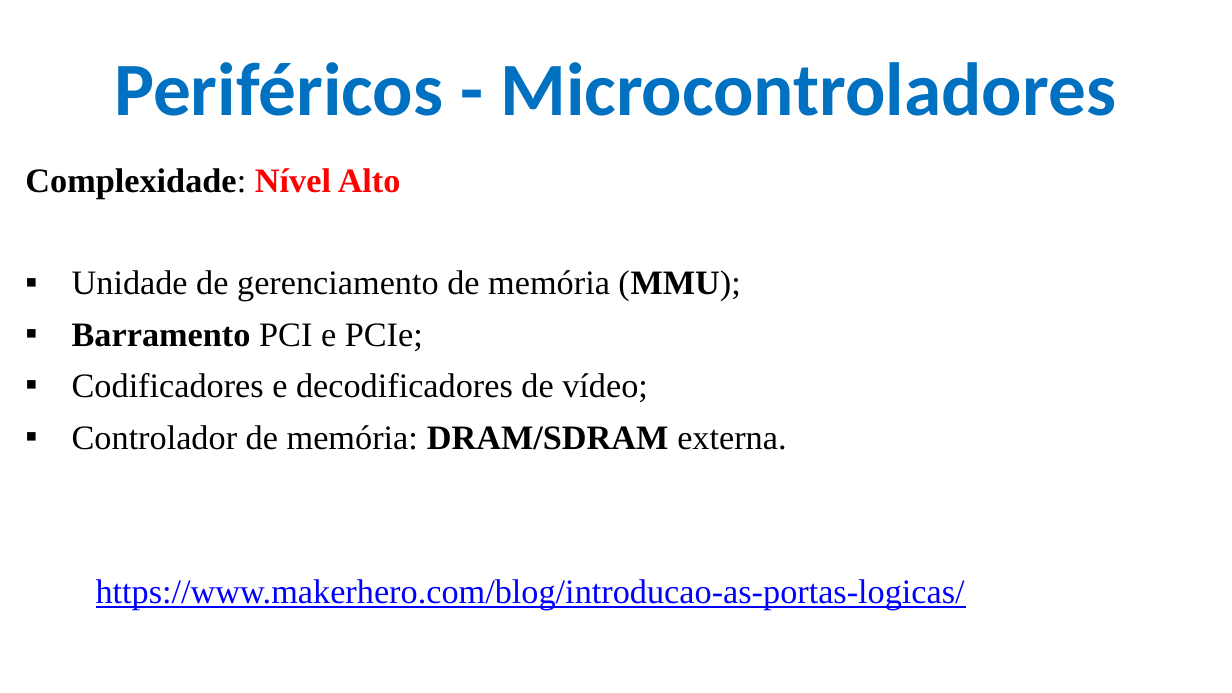
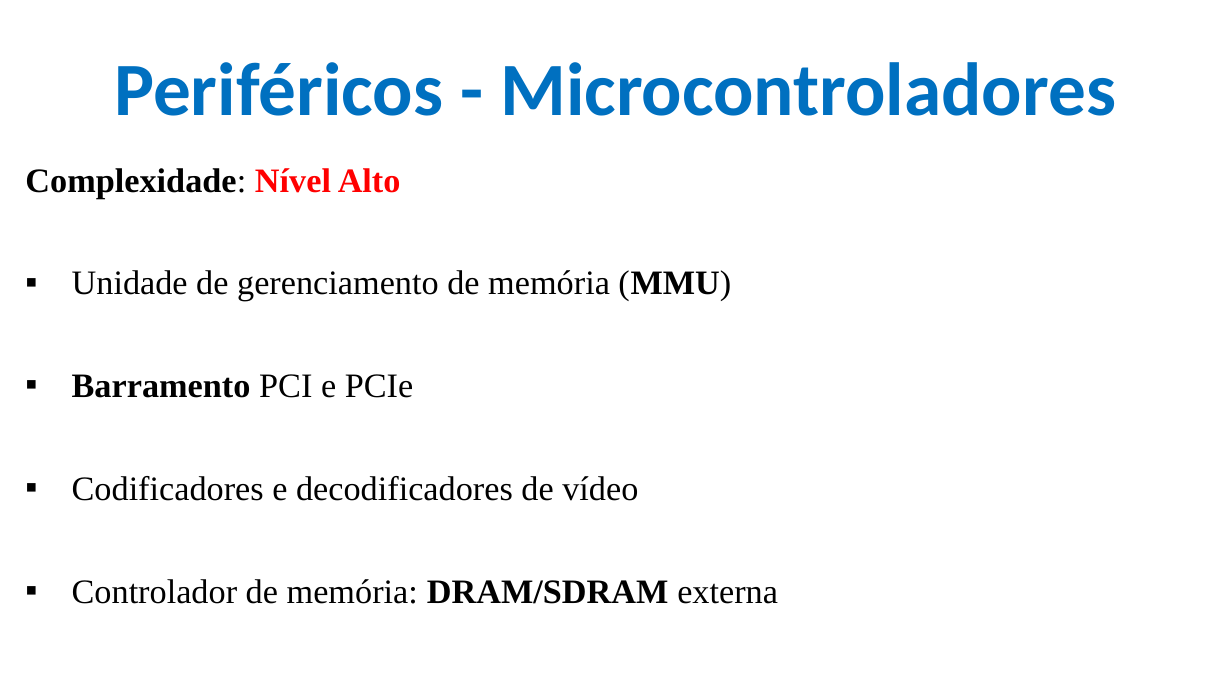
Before and after one commit to CloudEducationBrazil/WydenArea1ProgramacaoMicrocontroladores, a slide deck: slide 16 of 01 Classes/Aula 05 - Programação Microcontroladores - Periféricos Integrados - Portas e Conversores.pptx. Drawn at 1232x693 pixels with LibreOffice and Linux fonts; fonts in the diff are those of the drawing; background and template pictures are left out. Boxes give left, top, right and bottom in pixels: in the first picture for what was removed or moved away, otherwise in the second. Text is boxed around its words. In the diff, an @@ line names an element or a change of style, - is before the commit and + after.

Commit message:
Aula 05 Microcont- ajuste 20042023

```diff
--- a/01 Classes/Aula 05 - Programação Microcontroladores - Periféricos Integrados - Portas e Conversores.pptx
+++ b/01 Classes/Aula 05 - Programação Microcontroladores - Periféricos Integrados - Portas e Conversores.pptx
@@ text at <box>72,270,778,604</box>: text changed @@
-▪ Unidade de gerenciamento de memória (MMU);
-▪ Barramento PCI e PCIe;
-▪ Codificadores e decodificadores de vídeo;
-▪ Controlador de memória: DRAM/SDRAM externa.
-https://www.makerhero.com/blog/introducao-as-portas-logicas/
+▪ Unidade de gerenciamento de memória (MMU)
+▪ Barramento PCI e PCIe
+▪ Codificadores e decodificadores de vídeo
+▪ Controlador de memória: DRAM/SDRAM externa
```
Also in this commit, not shown: 5 other slides changed.
